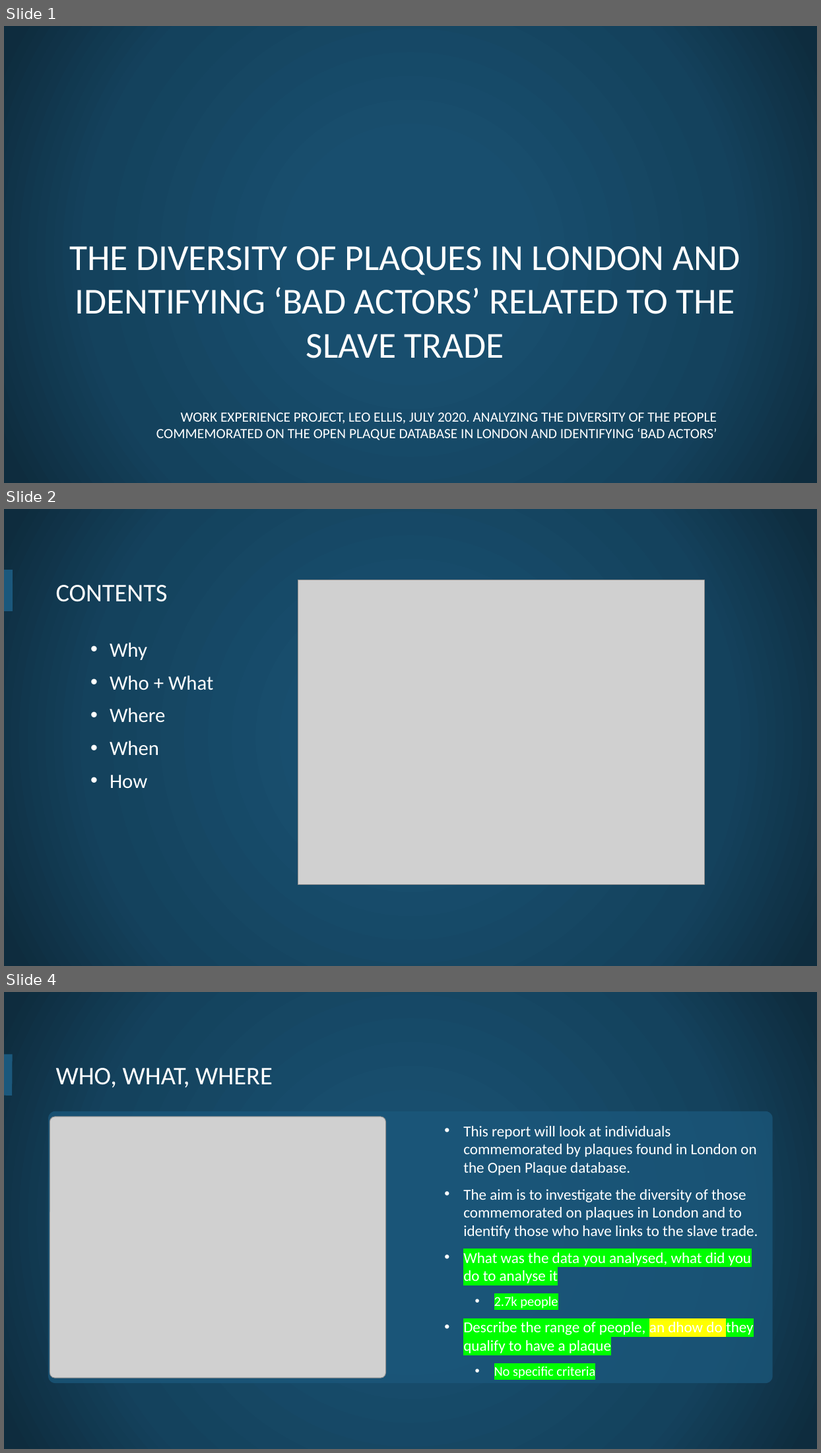
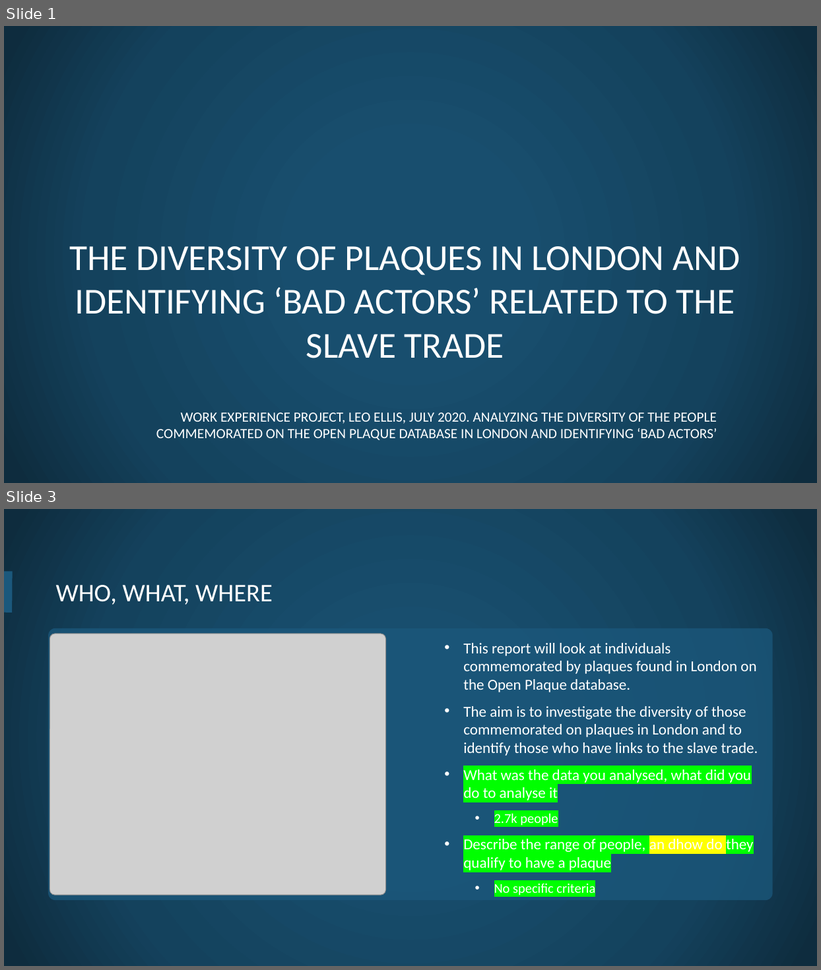
Before and after one commit to openheritage/open-plaques-diversity, a slide deck: The diversity of plaques in London.pptx. Shown one above the other, each under a label of ours: slides 1, 2 and 4 before the commit, slides 1 and 3 after it; the slides between them are not shown. The pictures are 821x1453 and 821x970 pixels, drawn with LibreOffice and Linux fonts; fonts in the diff are those of the drawing; grey boxes stand for pictures; background and template pictures are left out. Boxes give left, top, right and bottom in pixels: in the first picture for what was removed or moved away, otherwise in the second. Text is boxed around its words. In the diff, an @@ line names an element or a change of style, - is before the commit and + after.

```diff
--- a/The diversity of plaques in London.pptx
+++ b/The diversity of plaques in London.pptx
@@ slide 2 removed at [4,509,817,966], background picture (left out) @@
@@ line removed from (8, 607) to (8, 574) @@
@@ title removed at [56,585,168,602] @@
-CONTENTS
@@ picture removed at [298,580,705,885] @@
@@ text removed at [110,642,213,789] @@
-• Why
-• Who + What
-• Where
-• When
-• How
@@ what was slide 4 is now slide 3 @@
```
Also in this commit, not shown: 2 slides changed.
